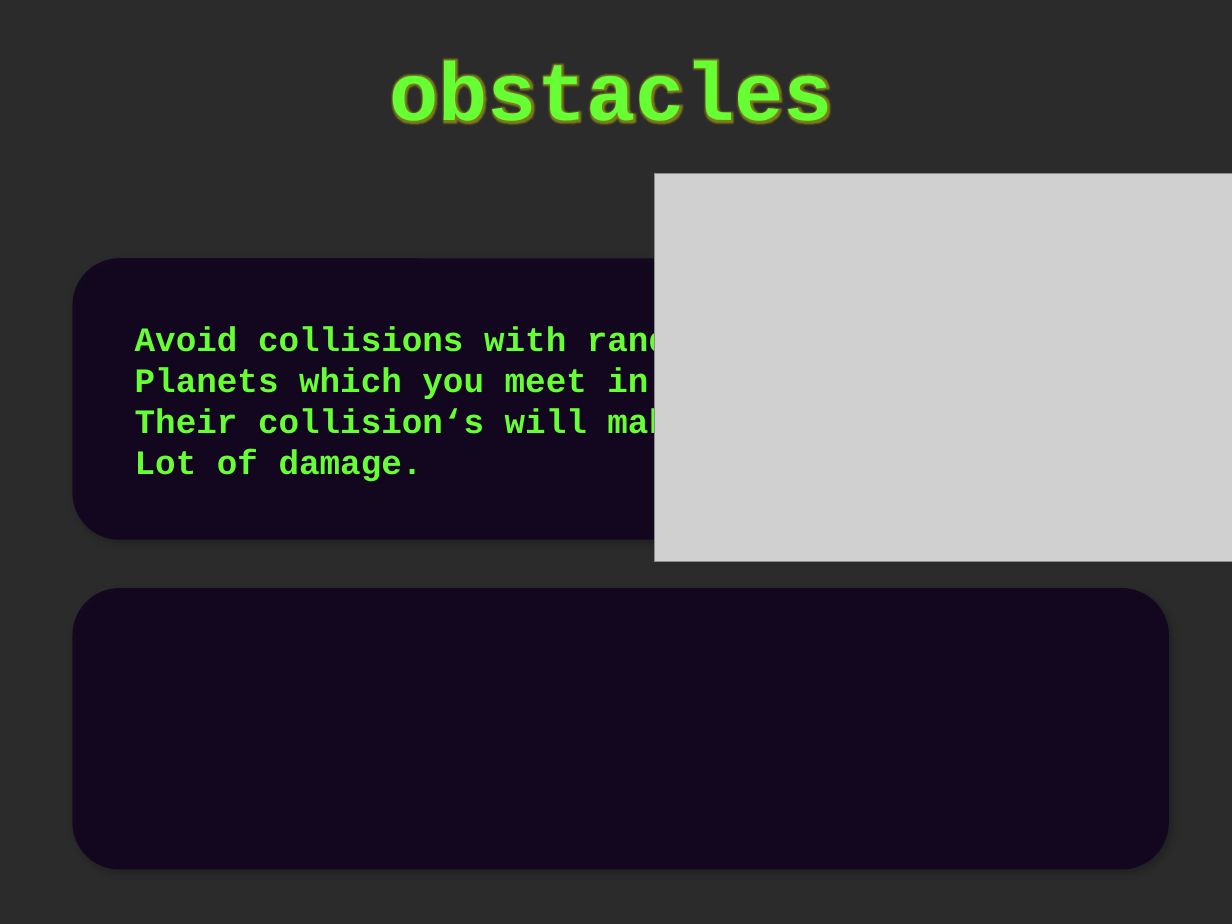
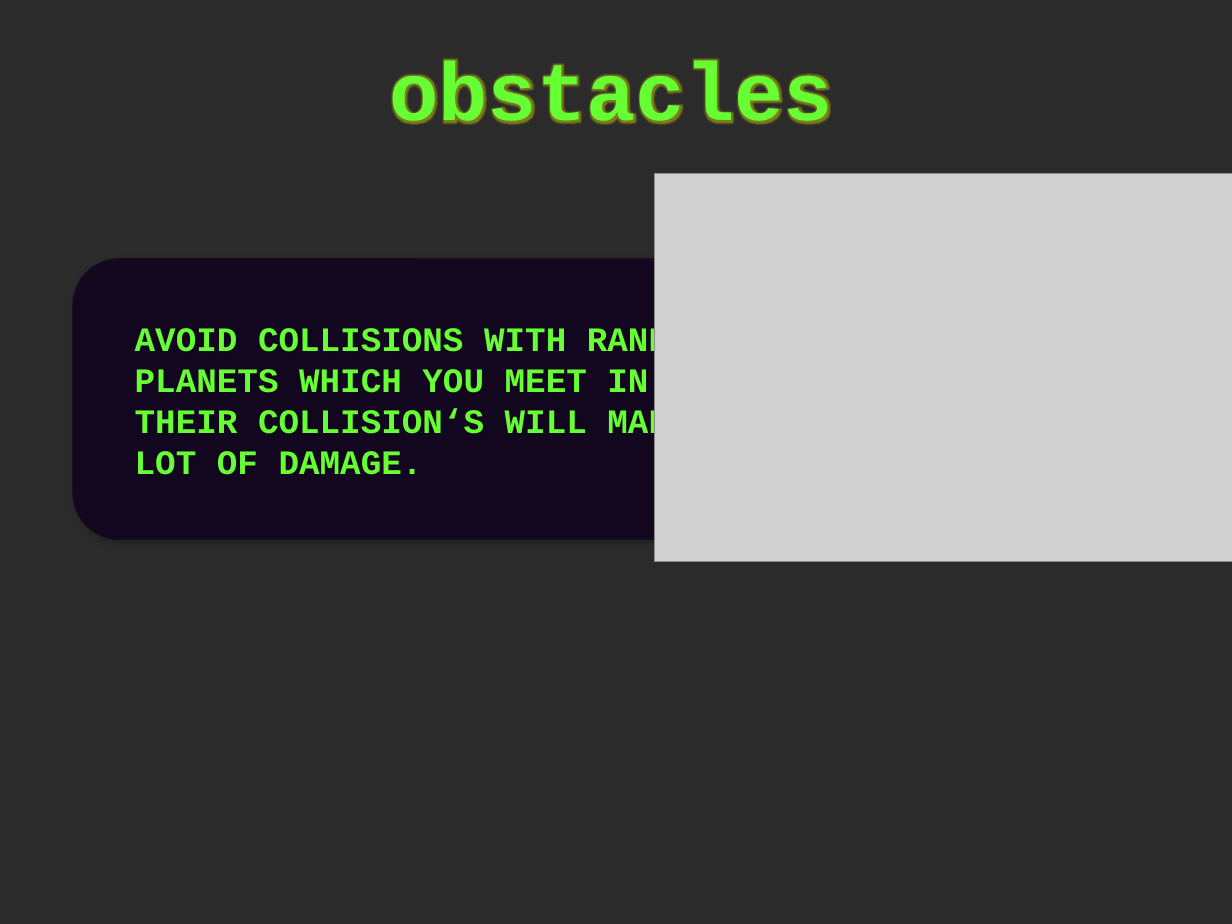
Before and after one commit to srad/SpaceBIT, a slide deck: slide 7 of handbook/SpaceBIT - Handbook.pptx (slide 6 before the commit). Drawn at 1232x924 pixels with LibreOffice and Linux fonts; fonts in the diff are those of the drawing; grey boxes stand for pictures; background and template pictures are left out; a plain dark background stands for a picture behind light text. Boxes give left, top, right and bottom in pixels: in the first picture for what was removed or moved away, otherwise in the second. Text is boxed around its words. In the diff, an @@ line names an element or a change of style, - is before the commit and + after.

```diff
--- a/handbook/SpaceBIT - Handbook.pptx
+++ b/handbook/SpaceBIT - Handbook.pptx
@@ text in rounded rectangle at [135,326,710,475]: text changed @@
-Avoid collisions with random
-Planets which you meet in space.
-Their collision‘s will make a
-Lot of damage.
+AVOID COLLISIONS WITH RANDOM
+PLANETS WHICH YOU MEET IN SPACE.
+THEIR COLLISION‘S WILL MAKE A
+LOT OF DAMAGE.
@@ rounded rectangle removed at [73,588,1169,869] @@
```
Also in this commit, not shown: 7 other slides changed, 3 slides added, 35 other files.
